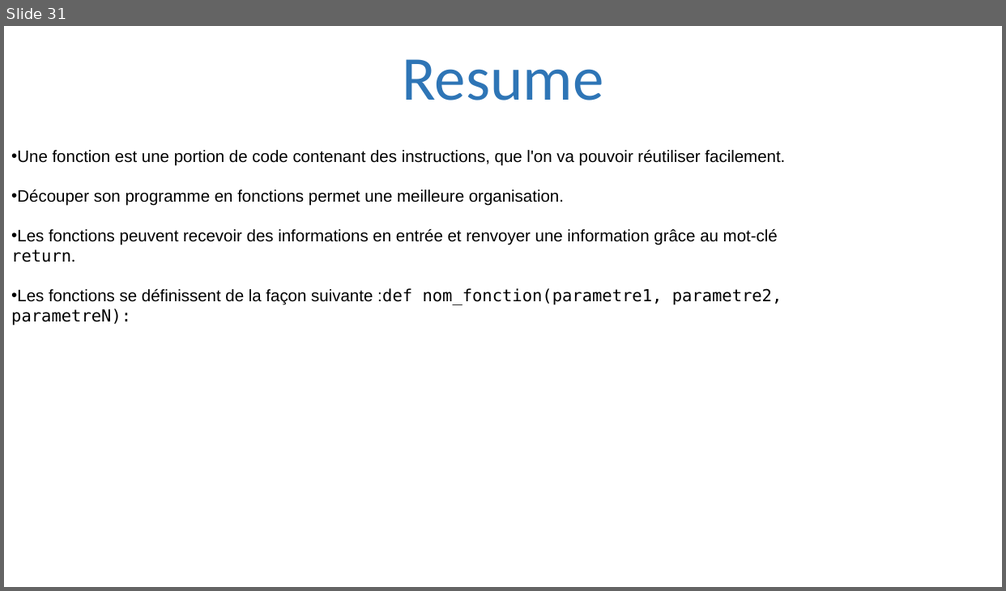
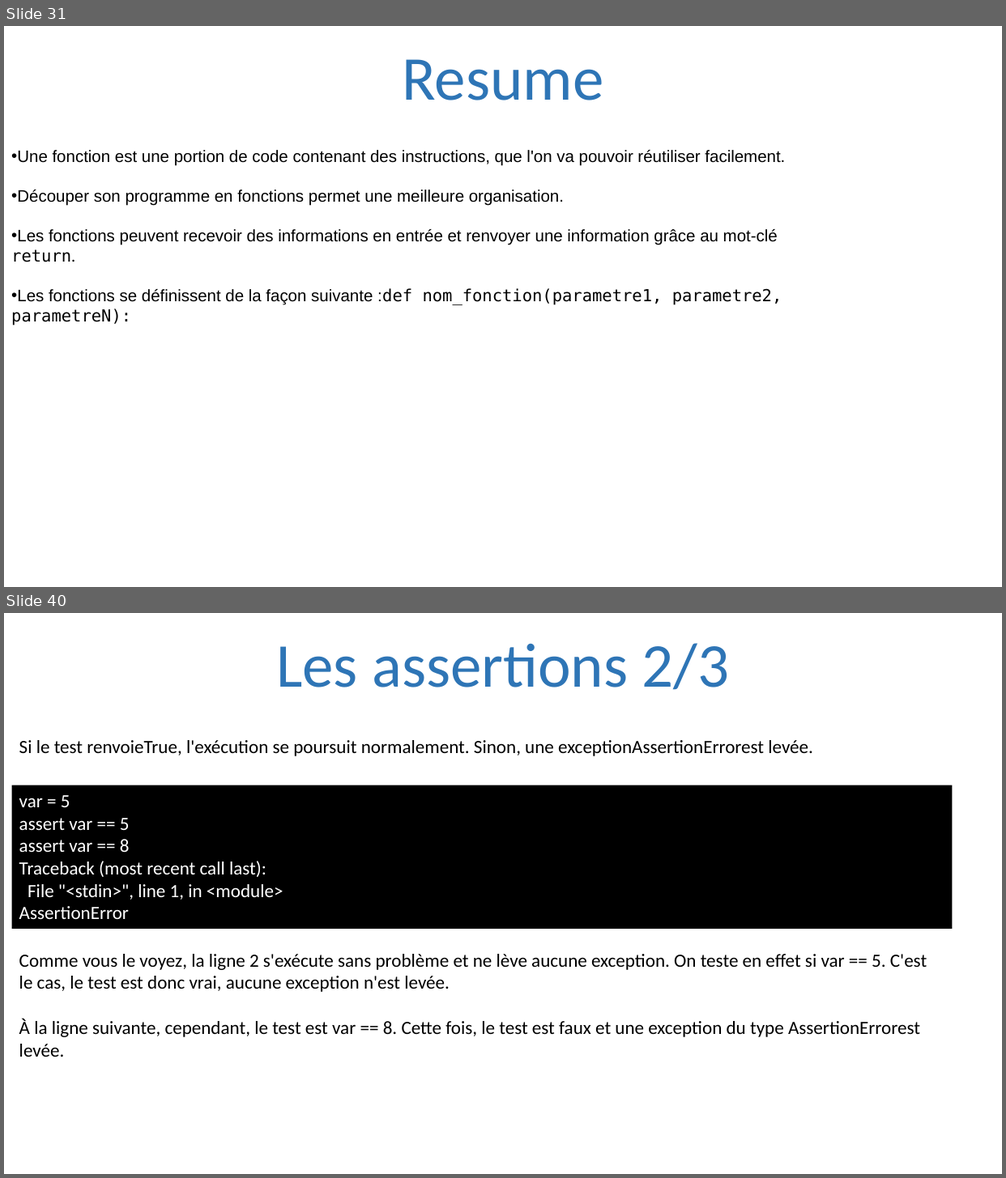
Before and after one commit to julienPalleau/PythonDoc, a slide deck: Python-resume.pptx. Shown one above the other, each under a label of ours: slide 31 before the commit, slides 31 and 40 after it; the slides between them are not shown. The pictures are 1006x591 and 1006x1178 pixels, drawn with LibreOffice and Linux fonts; fonts in the diff are those of the drawing. Boxes give left, top, right and bottom in pixels: in the first picture for what was removed or moved away, otherwise in the second. Text is boxed around its words. In the diff, an @@ line names an element or a change of style, - is before the commit and + after.

```diff
--- a/Python-resume.pptx
+++ b/Python-resume.pptx
@@ slide 40 added at (4, 613, 1002, 1174), background #FFFFFF @@
@@ title added at (276, 643, 730, 690), 60 pt, text #2E75B6 @@
+Les assertions 2/3
@@ text added at (19, 740, 813, 756), 18 pt, text #000000 @@
+Si le test renvoieTrue, l'exécution se poursuit normalement. Sinon, une exceptionAssertionErrorest levée.
@@ rectangle added at (11, 786, 952, 929), fill #000000, 18 pt, text #FFFFFF @@
+var = 5
+assert var == 5
+assert var == 8
+Traceback (most recent call last):
+File "<stdin>", line 1, in <module>
+AssertionError
@@ text added at (19, 954, 927, 1057), 18 pt, text #000000 @@
+Comme vous le voyez, la ligne 2 s'exécute sans problème et ne lève aucune exception. On teste en effet si var == 5. C'est le cas, le test est donc vrai, aucune exception n'est levée.
+À la ligne suivante, cependant, le test est var == 8. Cette fois, le test est faux et une exception du type AssertionErrorest levée.
```
Also in this commit, not shown: 18 other slides added.
